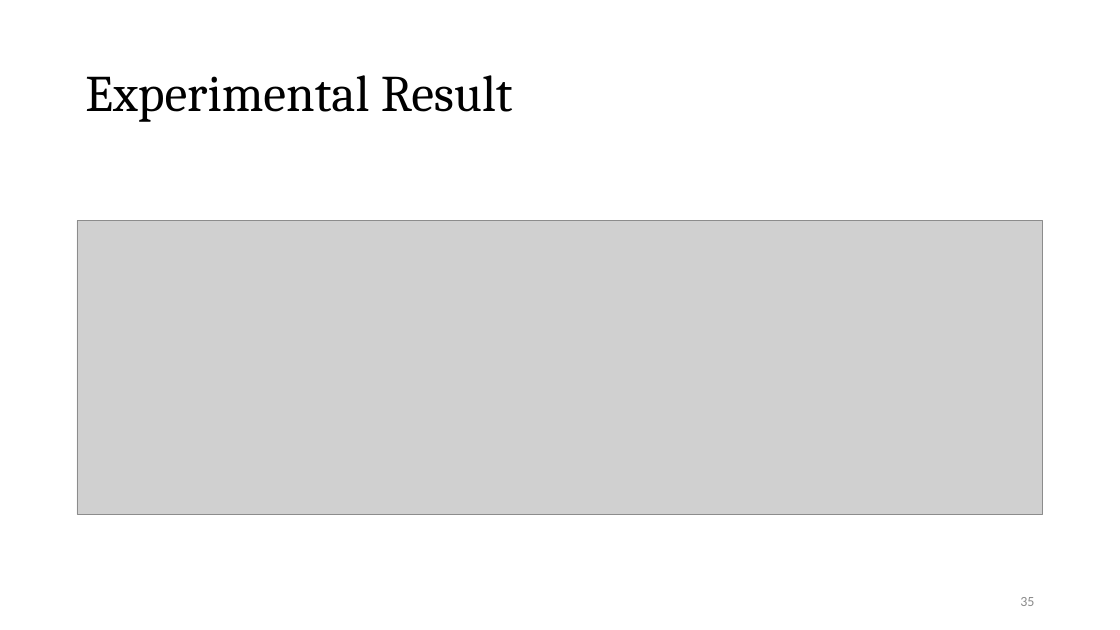
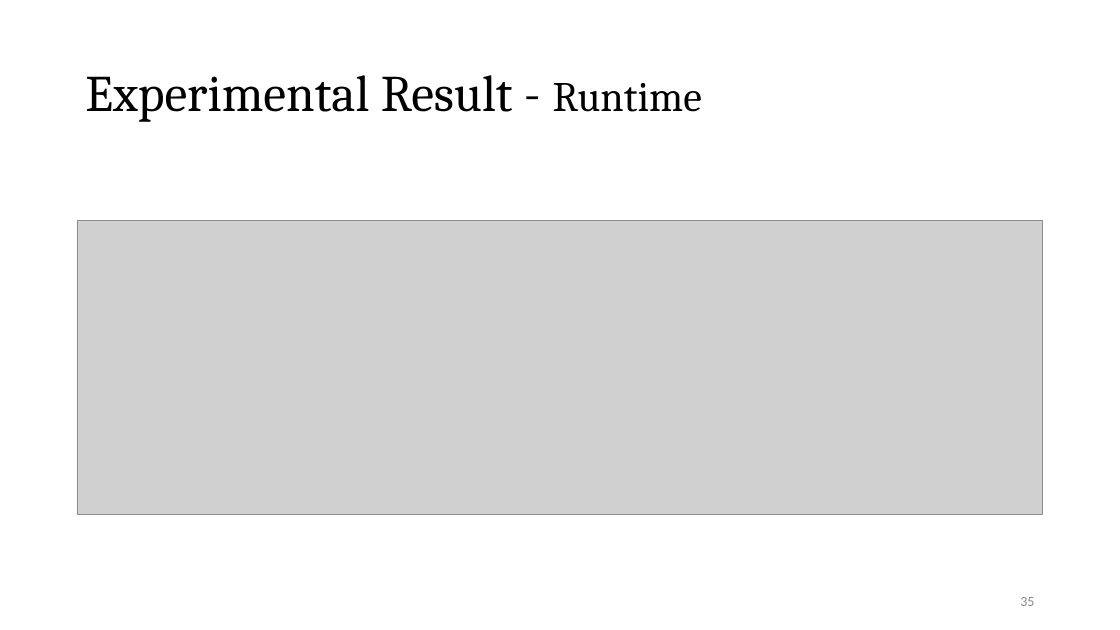
Before and after one commit to Pacific-Feng-Studuies/Studied-Papers, a slide deck: slide 36 of GM/Partition/Fast STA Graph Partitioning Framework for Multi-GPU Acceleration/Fast STA Graph Partitioning Framework for Multi-GPU Acceleration.pptx. Drawn at 1120x630 pixels with LibreOffice and Linux fonts; fonts in the diff are those of the drawing; grey boxes stand for pictures. Boxes give left, top, right and bottom in pixels: in the first picture for what was removed or moved away, otherwise in the second. Text is boxed around its words. In the diff, an @@ line names an element or a change of style, - is before the commit and + after.

```diff
--- a/GM/Partition/Fast STA Graph Partitioning Framework for Multi-GPU Acceleration/Fast STA Graph Partitioning Framework for Multi-GPU Acceleration.pptx
+++ b/GM/Partition/Fast STA Graph Partitioning Framework for Multi-GPU Acceleration/Fast STA Graph Partitioning Framework for Multi-GPU Acceleration.pptx
@@ title at (85,75,702,122): text changed @@
-Experimental Result
+Experimental Result - Runtime
```
Also in this commit, not shown: 6 other slides changed, 6 slides added, 1 other file.
